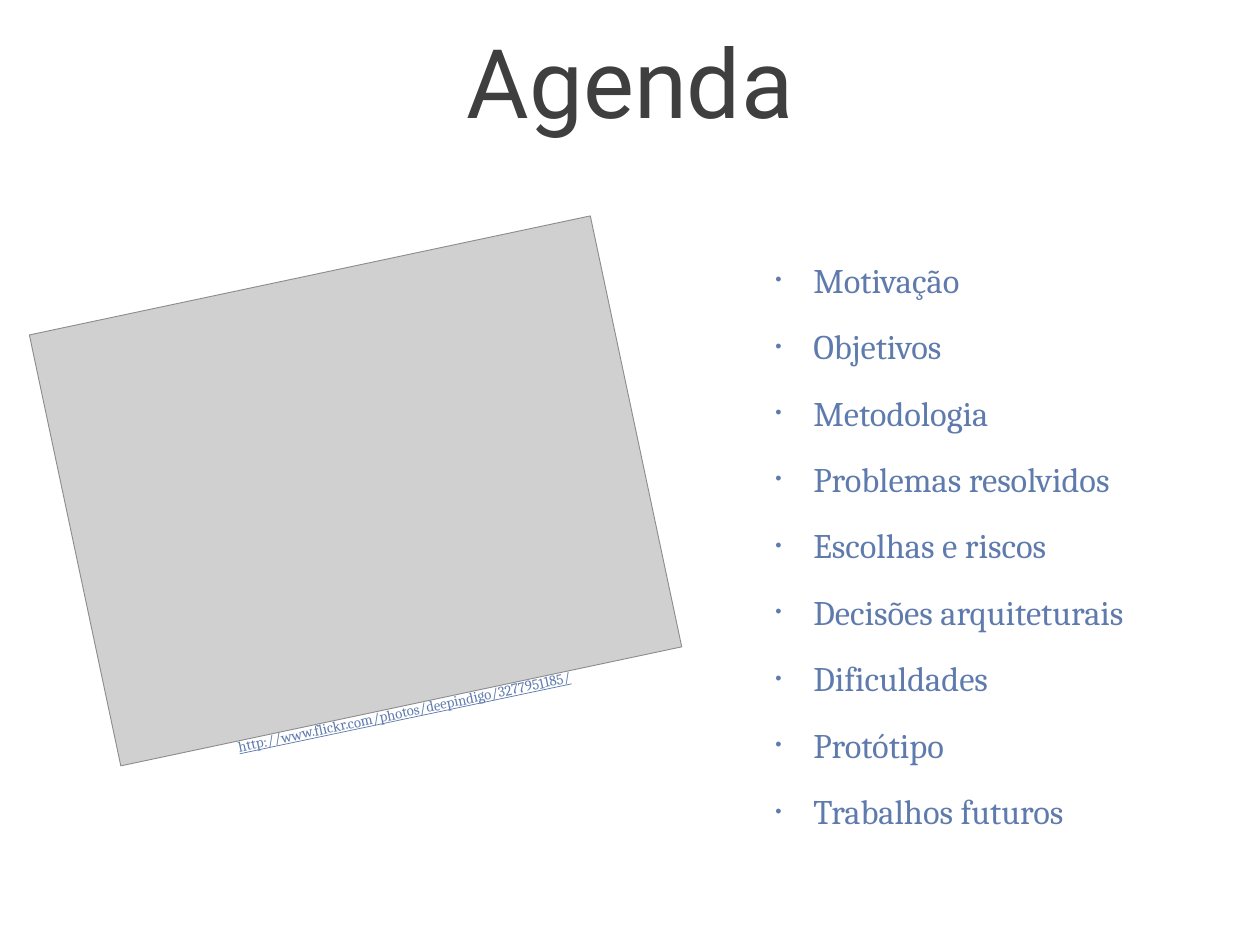
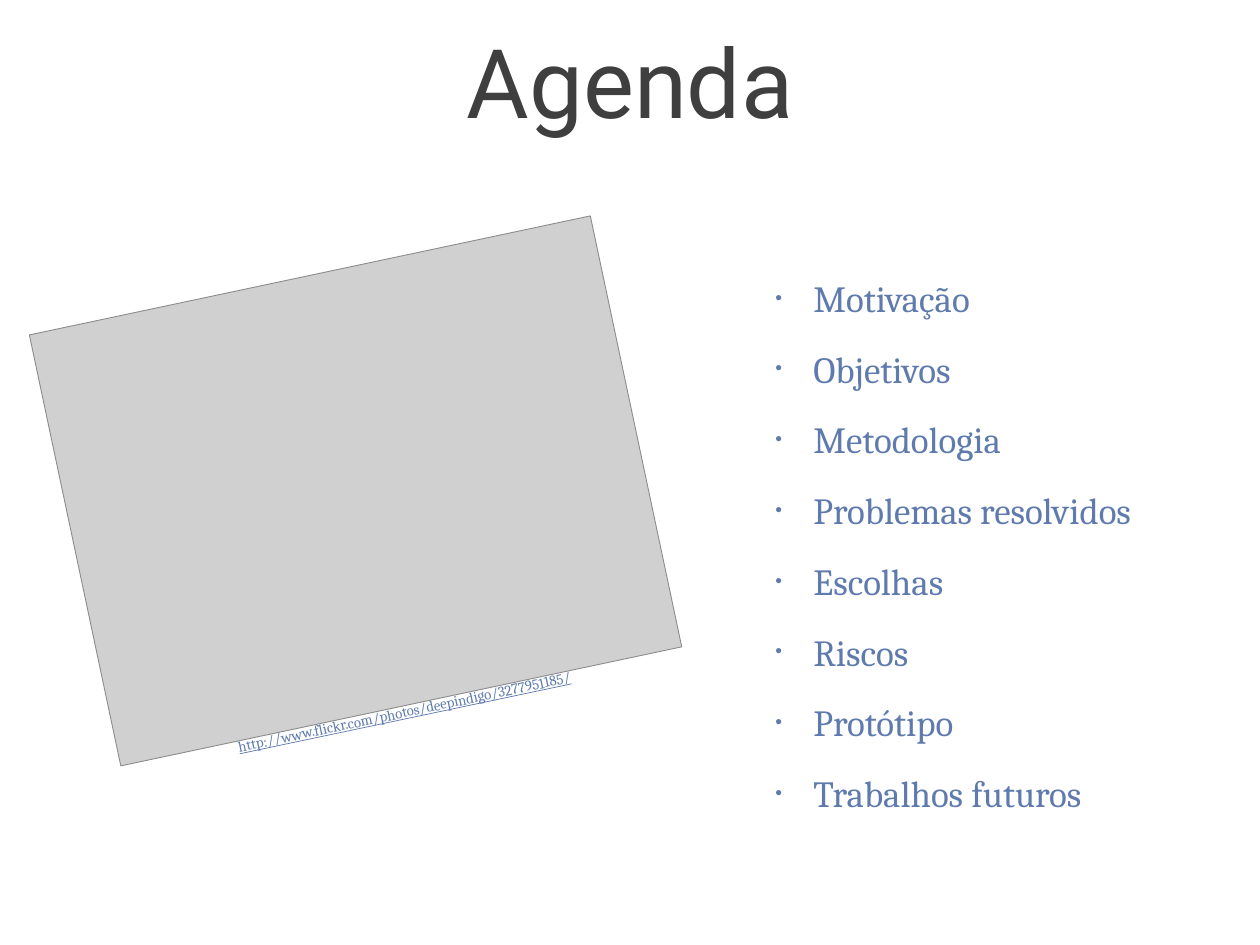
Before and after one commit to tulios/projetofinal-roteiros, a slide deck: slide 2 of apresentacao/apresentacao.ppt. Drawn at 1260x945 pixels with LibreOffice and Linux fonts; fonts in the diff are those of the drawing; grey boxes stand for pictures; background and template pictures are left out. Boxes give left, top, right and bottom in pixels: in the first picture for what was removed or moved away, otherwise in the second. Text is boxed around its words. In the diff, an @@ line names an element or a change of style, - is before the commit and + after.

```diff
--- a/apresentacao/apresentacao.ppt
+++ b/apresentacao/apresentacao.ppt
@@ text at (x1=813, y1=287, x2=1131, y2=808): size 28 to 30 pt in "Motivação", "Objetivos", "Metodologia", "Problemas resolvidos" and 2 more places; more space between paragraphs @@
@@ text at (x1=813, y1=569, x2=943, y2=666): text changed; size 28 to 30 pt @@
-• Escolhas e riscos
-• Decisões arquiteturais
-• Dificuldades
+• Escolhas
+• Riscos
```
Also in this commit, not shown: 3 other slides changed, 4 slides removed, 2 other files.
